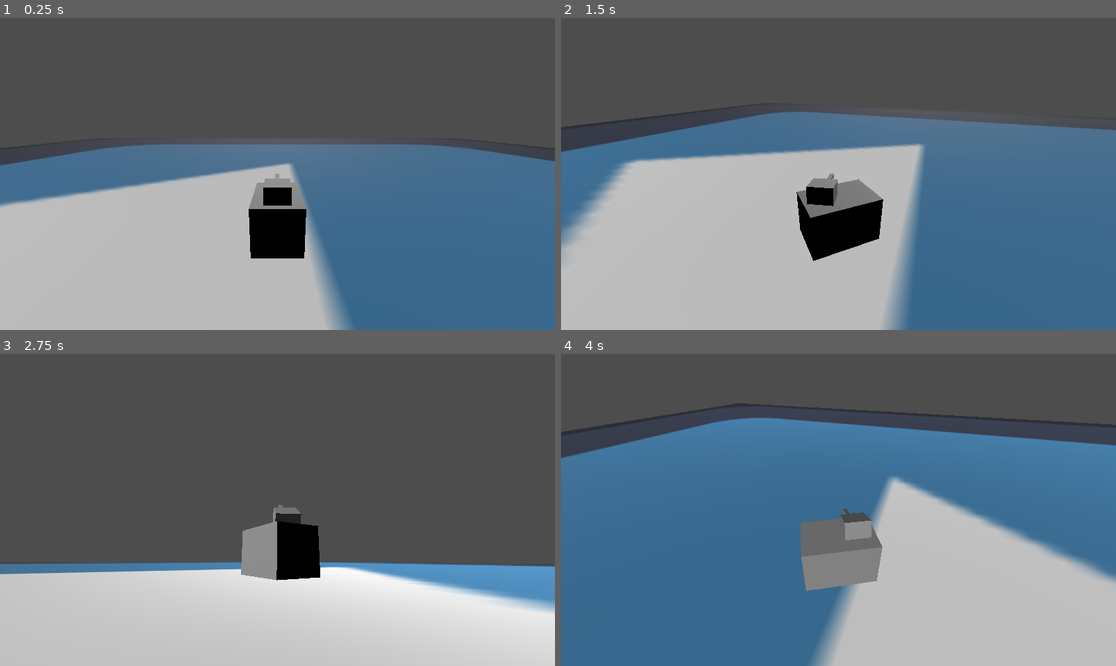
Above: before the commit, frames 1-4 (two rows, left to right).
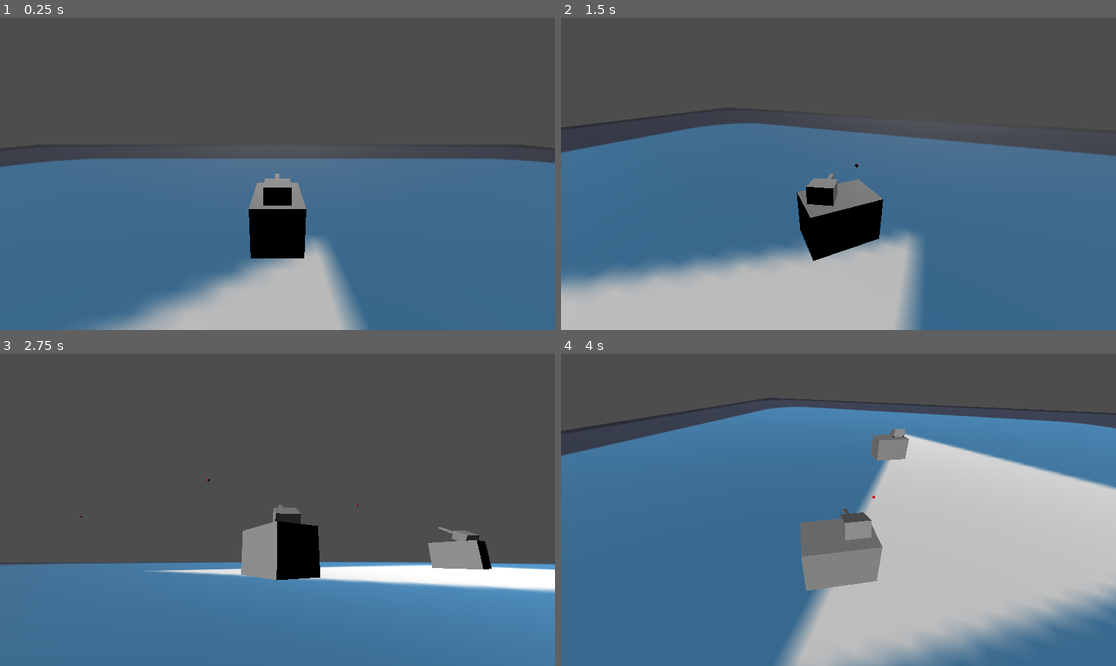
Above: after the commit, the same moments.

Repository: Coolfool3080/QuickTank
Game: Godot game, scene res://levels/testing_level.tscn
Same seed, same stepped clock (60 frames per second), same inputs: the game is played once before the commit and once after it. This scene is started directly instead of the project's main scene. The engine's default icon, where the game draws it, is replaced by a stand-in: a white triangle on a blue panel in a dark square.
Inputs (mouse positions are in pixels of both pictures, inside the frame that each line leads up to):
- Up to frame 1 (0.25 s): no input
- Up to frame 2 (1.5 s): tap Enter at 0.5 s; move the mouse to (960, 158) at 0.52 s; press the mouse at (960, 158) at 0.53 s; hold D (tank_rotate_right) 0.53-1.28 s; move the mouse to (727, 189) at 1.27 s; release the mouse at (727, 189) at 1.28 s; hold S (tank_backward) from 1.28 s (still down); click (727, 189) at 1.35 s
- Up to frame 3 (2.75 s): move the mouse to (333, 441) at 2.02 s; release S (tank_backward) at 2.03 s; press the mouse at (333, 441) at 2.03 s; hold D (tank_rotate_right) from 2.03 s (still down)
- Up to frame 4 (4 s): move the mouse to (810, 572) at 2.77 s; release D (tank_rotate_right) at 2.78 s; release the mouse at (810, 572) at 2.78 s; hold W (tank_forward) 2.78-3.53 s; click (810, 572) at 2.85 s; move the mouse to (1005, 556) at 3.52 s; press the mouse at (1005, 556) at 3.53 s; hold A (tank_rotate_left) from 3.53 s (still down)

The runs differ from the first frame. In frame 1, 25% of the frame differs, in the area x 0-100%, y 40-100%; in frame 2, 25%; in frame 3, 31%; in frame 4, 23%.

Commit message:
Added shoot ability for tank
- tank can now fire red, Rigid3D body projectiles that can delete themselves on anything in the hit collision group

Diff:
--- /dev/null
+++ b/assets/bullet.tscn
@@ -0,0 +1,35 @@
+[gd_scene load_steps=6 format=3 uid="uid://cavkudnxtyvsx"]
+
+[ext_resource type="Script" uid="uid://n5rtykq8wlvw" path="res://scripts/bullet.gd" id="1_5orsb"]
+
+[sub_resource type="StandardMaterial3D" id="StandardMaterial3D_ev345"]
+albedo_color = Color(1, 0, 0, 1)
+
+[sub_resource type="SphereMesh" id="SphereMesh_hpu58"]
+
+[sub_resource type="SphereShape3D" id="SphereShape3D_hpu58"]
+
+[sub_resource type="SphereShape3D" id="SphereShape3D_rcgj2"]
+
+[node name="bullet" type="RigidBody3D"]
+mass = 0.01
+gravity_scale = 0.1
+script = ExtResource("1_5orsb")
+
+[node name="body" type="MeshInstance3D" parent="."]
+transform = Transform3D(0.1, 0, 0, 0, 0.1, 0, 0, 0, 0.1, 0, 0, 0)
+material_override = SubResource("StandardMaterial3D_ev345")
+mesh = SubResource("SphereMesh_hpu58")
+skeleton = NodePath("../CollisionShape3D")
+
+[node name="CollisionShape3D" type="CollisionShape3D" parent="."]
+transform = Transform3D(0.1, 0, 0, 0, 0.1, 0, 0, 0, 0.1, 0, 0, 0)
+shape = SubResource("SphereShape3D_hpu58")
+
+[node name="hit_box" type="Area3D" parent="." groups=["hit_object"]]
+
+[node name="CollisionShape3D" type="CollisionShape3D" parent="hit_box"]
+transform = Transform3D(0.11, 0, 0, 0, 0.11, 0, 0, 0, 0.11, 0, 0, 0)
+shape = SubResource("SphereShape3D_rcgj2")
+
+[connection signal="body_entered" from="hit_box" to="." method="_on_hit_box_body_entered"]
--- a/assets/player_tank.tscn
+++ b/assets/player_tank.tscn
@@ -1,6 +1,7 @@
-[gd_scene load_steps=9 format=3 uid="uid://di137jxkg0i6h"]
+[gd_scene load_steps=10 format=3 uid="uid://di137jxkg0i6h"]
 
 [ext_resource type="Script" uid="uid://caysg58cfc8q4" path="res://scripts/tank.gd" id="1_pdhg8"]
+[ext_resource type="PackedScene" uid="uid://cavkudnxtyvsx" path="res://assets/bullet.tscn" id="2_5mdrw"]
 [ext_resource type="Script" uid="uid://1syxfwp1riao" path="res://scripts/camera_controller.gd" id="2_pdhg8"]
 
 [sub_resource type="BoxShape3D" id="BoxShape3D_ugdkx"]
@@ -26,9 +27,10 @@
 [node name="player_tank" type="Node3D"]
 transform = Transform3D(-1, 0, -8.74228e-08, 0, 1, 0, 8.74228e-08, 0, -1, 0, 0, 0)
 
-[node name="tank" type="CharacterBody3D" parent="." groups=["Player"]]
+[node name="tank" type="CharacterBody3D" parent="." groups=["Player", "hit_object"]]
 transform = Transform3D(-1, 0, -8.74228e-08, 0, 1, 0, 8.74228e-08, 0, -1, 0, 0, 0)
 script = ExtResource("1_pdhg8")
+Bullet = ExtResource("2_5mdrw")
 
 [node name="tank_body_phys_box" type="CollisionShape3D" parent="tank"]
 transform = Transform3D(-4.37114e-08, 0, 1, 0, 1, 0, -1, 0, -4.37114e-08, 0, 0, 0)
@@ -52,6 +54,9 @@
 transform = Transform3D(-3.86066e-08, 0, 0.0970361, 0, 0.082872, 0, -0.883216, 0, -4.24158e-09, -0.00724491, 0, -0.7)
 mesh = SubResource("BoxMesh_pdhg8")
 
+[node name="bullet_spawn_point" type="Marker3D" parent="tank/tank_head_phys_box"]
+transform = Transform3D(1, 0, 0, 0, 1, 0, 0, 0, 1, -0.00993887, 0, -1.07967)
+
 [node name="MultiplayerSynchronizer" type="MultiplayerSynchronizer" parent="tank"]
 replication_config = SubResource("SceneReplicationConfig_pdhg8")
 
--- a/assets/player_tank_new.tscn
+++ b/assets/player_tank_new.tscn
@@ -22,7 +22,7 @@
 
 [sub_resource type="SceneReplicationConfig" id="SceneReplicationConfig_mxk3p"]
 
-[node name="Tank" type="CharacterBody3D"]
+[node name="Tank" type="CharacterBody3D" groups=["hit_object"]]
 script = ExtResource("1_mxk3p")
 
 [node name="movement_collider" type="CollisionShape3D" parent="."]
--- a/levels/testing_level.tscn
+++ b/levels/testing_level.tscn
@@ -8,7 +8,7 @@
 
 [node name="testing_level" type="Node3D"]
 
-[node name="CSGBox3D" type="CSGBox3D" parent="."]
+[node name="CSGBox3D" type="CSGBox3D" parent="." groups=["hit_object"]]
 material_override = SubResource("StandardMaterial3D_omjae")
 use_collision = true
 size = Vector3(50, 1, 50)
@@ -18,3 +18,6 @@
 
 [node name="player_tank" parent="." instance=ExtResource("1_m2onx")]
 transform = Transform3D(-1, 0, -8.74228e-08, 0, 1, 0, 8.74228e-08, 0, -1, 0, 1, 0)
+
+[node name="player_tank2" parent="." instance=ExtResource("1_m2onx")]
+transform = Transform3D(-1, 0, -8.74228e-08, 0, 1, 0, 8.74228e-08, 0, -1, 0.182369, 1, 7.91618)
--- a/project.godot
+++ b/project.godot
@@ -14,6 +14,10 @@
 run/main_scene="uid://di137jxkg0i6h"
 config/features=PackedStringArray("4.4", "Forward Plus")
 config/icon="res://icon.svg"
+
+[global_group]
+
+hit_object=""
 
 [input]
 
@@ -37,3 +41,8 @@
 "events": [Object(InputEventKey,"resource_local_to_scene":false,"resource_name":"","device":-1,"window_id":0,"alt_press …(192 unchanged characters)…
 ]
 }
+shoot={
+"deadzone": 0.2,
+"events": [Object(InputEventMouseButton,"resource_local_to_scene":false,"resource_name":"","device":-1,"window_id":0,"alt_pressed":false,"shift_pressed":false,"ctrl_pressed":false,"meta_pressed":false,"button_mask":0,"position":Vector2(0, 0),"global_position":Vector2(0, 0),"factor":1.0,"button_index":1,"canceled":false,"pressed":false,"double_click":false,"script":null)
+]
+}
--- /dev/null
+++ b/scripts/bullet.gd
@@ -0,0 +1,14 @@
+extends RigidBody3D
+
+@export var SPEED = 5
+
+func _ready():
+	pass
+
+func _process(delta):
+	move_and_collide(-transform.basis.z * SPEED * delta)
+
+func _on_hit_box_body_entered(body):
+	if body.is_in_group("hit_object"):
+		print("hit")
+		queue_free()
--- a/scripts/camera_controller.gd
+++ b/scripts/camera_controller.gd
@@ -5,13 +5,12 @@
 
 # Called when the node enters the scene tree for the first time.
 func _ready():
-	player = get_tree().get_nodes_in_group("Player")[0]
+	Input.mouse_mode = Input.MOUSE_MODE_CAPTURED
 	pass # Replace with function body.
 
 
 # Called every frame. 'delta' is the elapsed time since the previous frame.
 func _process(_delta):
-	global_position = player.global_position
 	pass
 
 # handles camera look angle relative to mouse movement
--- a/scripts/tank.gd
+++ b/scripts/tank.gd
@@ -2,6 +2,8 @@
 
 const MOVE_SPEED = 5
 const ROTATION_SPEED = 1
+
+@export var Bullet: PackedScene
 
 func _physics_process(delta):
 	if not is_multiplayer_authority():
@@ -11,6 +13,7 @@
 	if not is_on_floor():
 		velocity += get_gravity() * delta
 
+	# Tank head look angle
 	var tank_head = get_parent().get_node("tank/tank_head_phys_box")
 	var look_pos = get_parent().get_node("tank/camera_controller/look_node").global_position
 
@@ -31,3 +34,13 @@
 		velocity.z = move_toward(velocity.z, 0, MOVE_SPEED)
 
 	move_and_slide()
+
+# shoot
+func _input(event):
+	if event.is_action_pressed("shoot"):
+		shoot()
+
+func shoot():
+	var bullet = Bullet.instantiate()
+	bullet.global_transform = $tank_head_phys_box/bullet_spawn_point.global_transform
+	get_tree().current_scene.add_child(bullet)
Not shown: 1 places in assets/player_tank_new.tscn that only renumber resources
Not shown: 1 places in levels/level_11.tscn that only renumber resources
Not shown: 1 places in levels/multiplayer_test_map.tscn that only renumber resources
Not shown, added: scripts/bullet.gd.uid
